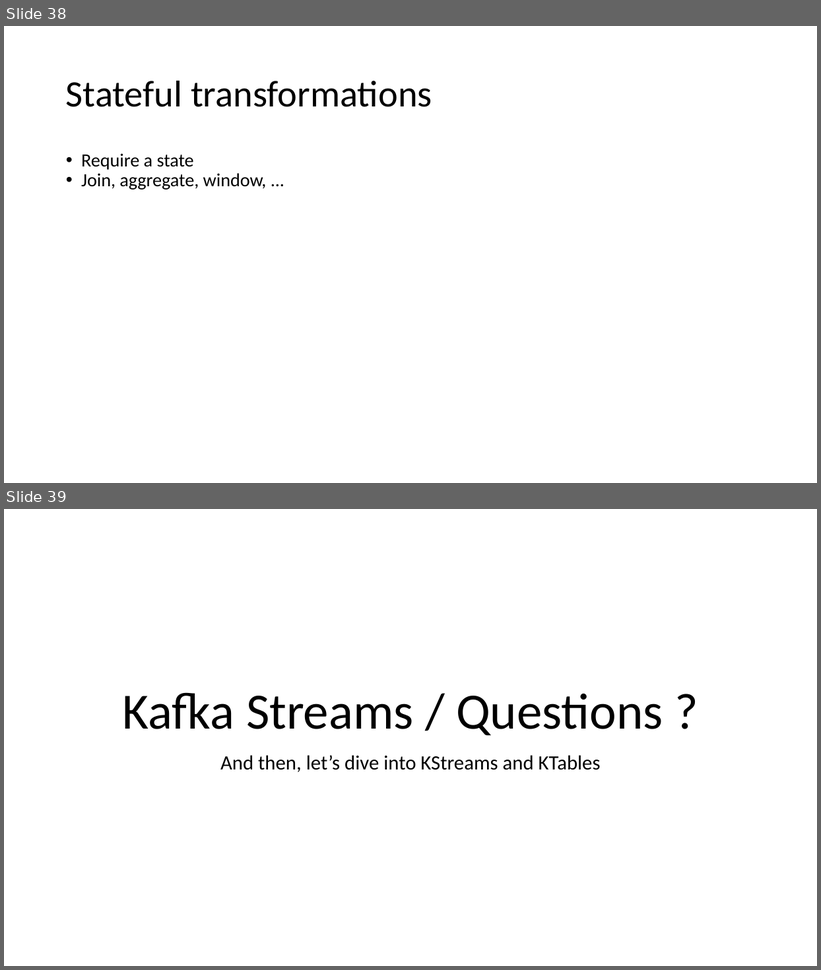
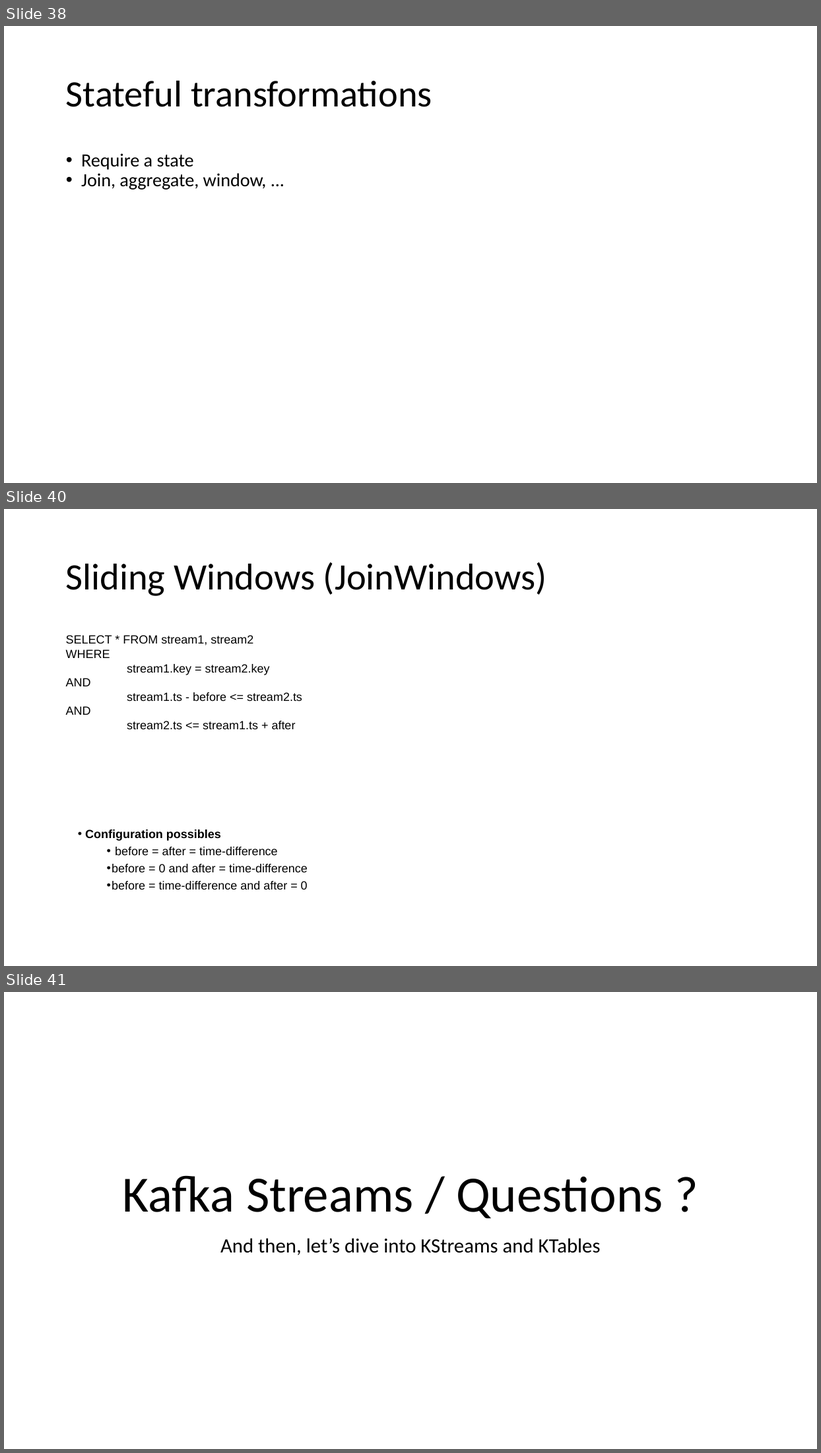
Before and after one commit to imsdu/hands-on-kafka, a slide deck: hands-on-java/src/main/resources/Kafka.pptx. Shown one above the other, each under a label of ours: slides 38 and 39 before the commit, slides 38, 40 and 41 after it; the slides between them are not shown. The pictures are 821x970 and 821x1453 pixels, drawn with LibreOffice and Linux fonts; fonts in the diff are those of the drawing. Boxes give left, top, right and bottom in pixels: in the first picture for what was removed or moved away, otherwise in the second. Text is boxed around its words. In the diff, an @@ line names an element or a change of style, - is before the commit and + after.

```diff
--- a/hands-on-java/src/main/resources/Kafka.pptx
+++ b/hands-on-java/src/main/resources/Kafka.pptx
@@ slide 40 added at [4,509,817,966], background #FFFFFF @@
@@ title added at [66,562,547,596], 44 pt, text #000000 @@
+Sliding Windows (JoinWindows)
@@ text added at [66,635,302,729], 14 pt, text #000000 @@
+SELECT * FROM stream1, stream2
+WHERE
+stream1.key = stream2.key
+AND
+stream1.ts - before <= stream2.ts
+AND
+stream2.ts <= stream1.ts + after
@@ text added at [85,830,308,890], 14 pt, text #000000 @@
+• Configuration possibles
+  • before = after = time-difference
+  • before = 0 and after = time-difference
+  • before = time-difference and after = 0
@@ what was slide 39 is now slide 41 @@
```
Also in this commit, not shown: 1 other slide added.
